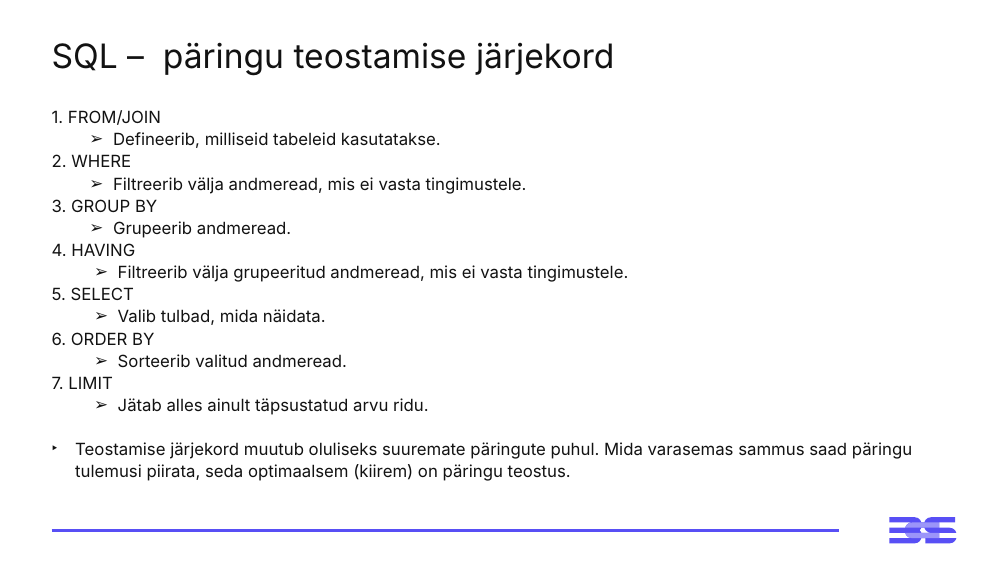
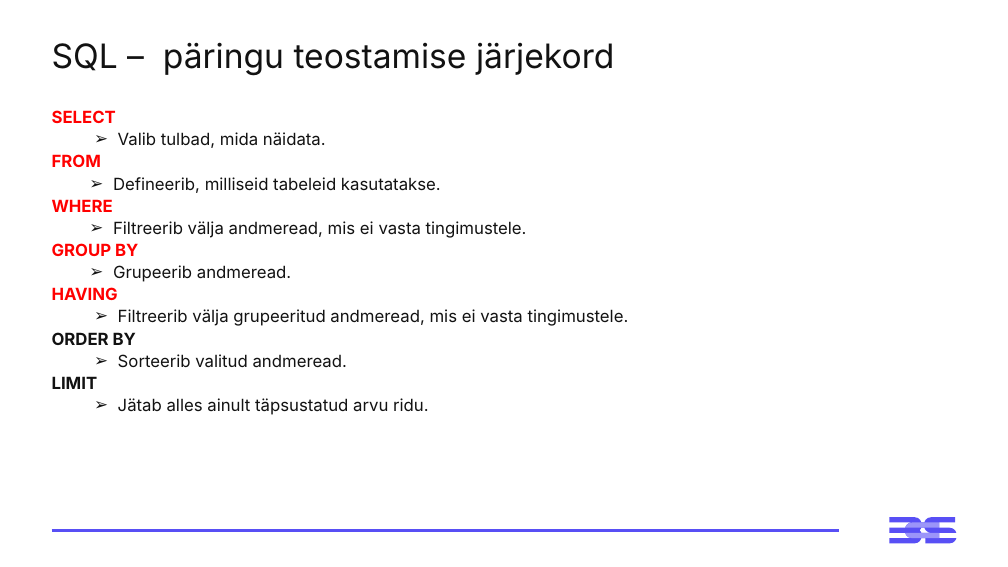
Before and after one commit to emilieabel/andmetarkus, a slide deck: slide 12 of Materjalid/Day6 SQL/6-paev-andmetarkus-esitlus.pptx (slide 7 before the commit). Drawn at 1008x567 pixels with LibreOffice and Linux fonts; fonts in the diff are those of the drawing. Boxes give left, top, right and bottom in pixels: in the first picture for what was removed or moved away, otherwise in the second. Text is boxed around its words. In the diff, an @@ line names an element or a change of style, - is before the commit and + after.

```diff
--- a/Materjalid/Day6 SQL/6-paev-andmetarkus-esitlus.pptx
+++ b/Materjalid/Day6 SQL/6-paev-andmetarkus-esitlus.pptx
@@ text at <box>52,110,326,167</box>: text changed @@
-1. FROM/JOIN
+SELECT
+  ➢ Valib tulbad, mida näidata.
+FROM
@@ text at <box>52,200,113,212</box>: text changed; text colour #121212 to #FF0000; bold on @@
-2. WHERE
+WHERE
@@ text at <box>52,243,138,256</box>: text changed; text colour #121212 to #FF0000; bold on @@
-3. GROUP BY
+GROUP BY
@@ text at <box>52,287,118,300</box>: text changed; text colour #121212 to #FF0000; bold on @@
-4. HAVING
+HAVING
@@ text at <box>52,332,136,345</box>: text changed; bold on @@
-5. SELECT
-  ➢ Valib tulbad, mida näidata.
-6. ORDER BY
+ORDER BY
@@ text at <box>52,376,98,389</box>: text changed; bold on @@
-7. LIMIT
+LIMIT
@@ text at <box>75,442,912,481</box>: paragraph removed @@
-‣ Teostamise järjekord muutub oluliseks suuremate päringute puhul. Mida varasemas sammus saad päringu tulemusi piirata, seda optimaalsem (kiirem) on päringu teostus.
```
Also in this commit, not shown: 4 other slides changed, 27 slides added, 9 slides removed, 59 other files.
